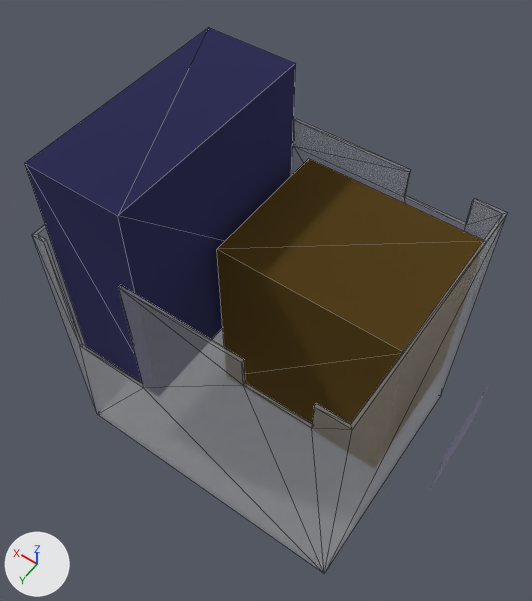
The glTF model assemblies/grid-container/commercial-ac/assembly-exploded.glb as it was, and as the next commit left it.
Both versions are drawn from a camera (50 mm lens) standing at (-2381.0, 3428.0, 7226.0) and looking at (36.0, 44.0, 1909.0). Arrows for +X, +Y and +Z are at lower left; the lights stay in place. The older version comes first. Mesh edges are drawn as thin lines on the coarser meshes. Where no turn or scale is listed for an object, it has been applied to the vertices. Vertices at exactly the same position are counted once.

The first picture shows 'GRD-SWG-001', 'GRD-XFM-001', 'container_shell' and 1 more.
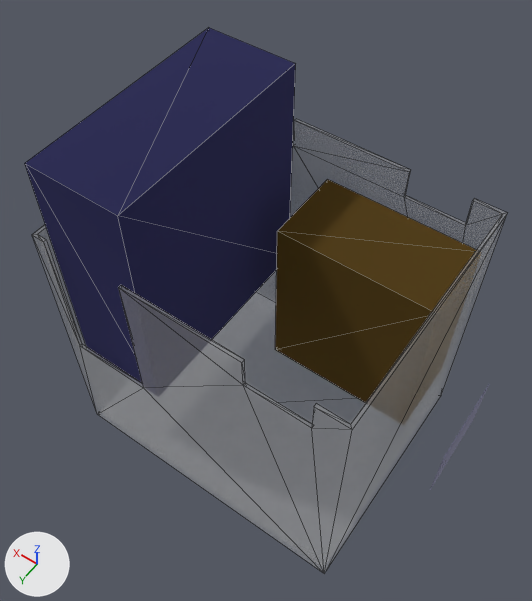
What changed in the scene script:
```text
Change me_grd_xfm_001:
    used by ob_grd_xfm_001; location = (-524.0, -417.0, 1600.0)
    remove me_grd_xfm_001.from_pydata(...)  # 8 vertices, 12 faces; spans x -900.0..900.0, y -700.0..700.0, z -1000.0..1000.0
    add me_grd_xfm_001.from_pydata(...)  # 8 vertices, 12 faces; spans x -790.0..790.0, y -410.0..410.0, z -930.0..930.0
    me_grd_xfm_001 part 1: the whole mesh is scaled about its middle by (0.878, 0.586, 0.93)
Change ob_grd_xfm_001:
    ob_grd_xfm_001.location: (-524.0, -417.0, 1600.0) -> (-634.0, -707.0, 1530.0)
```

What differs and where, as boxes (x1, y1, x2, y2) in the pictures (532 x 601 px):
'GRD-XFM-001', moved, rescaled (24% narrower, 15% shorter): before (217, 159, 483, 424); after (275, 179, 476, 403)
